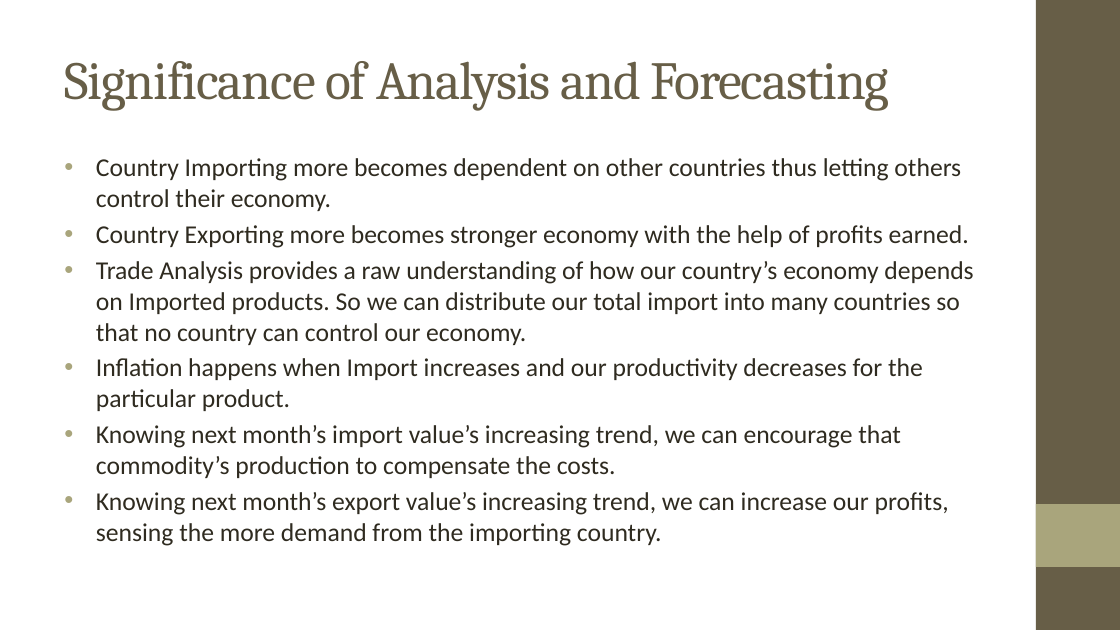
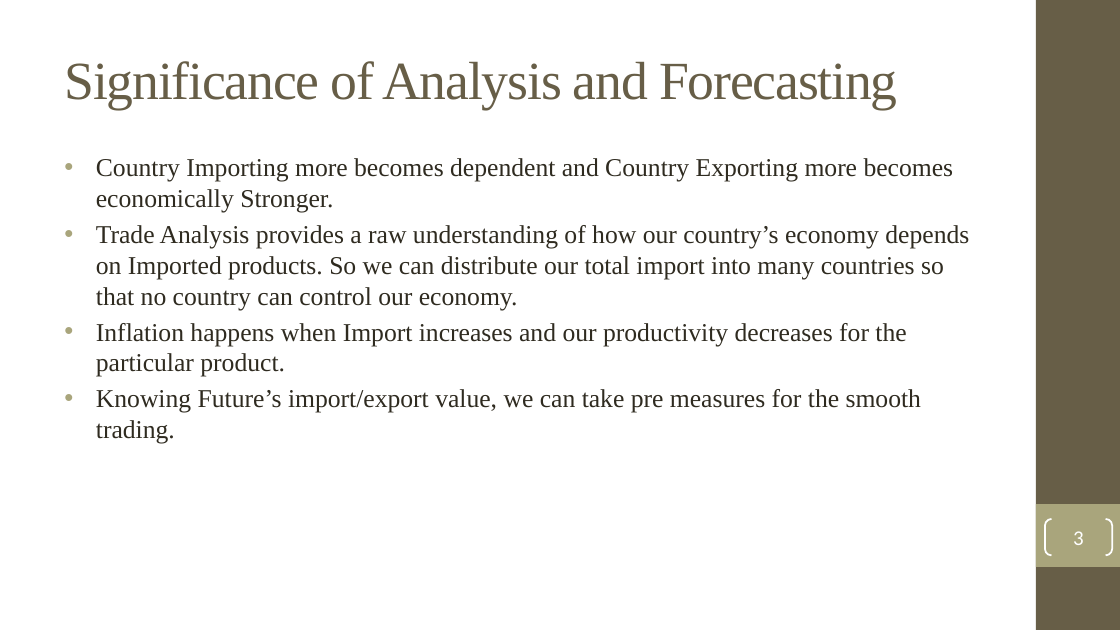
Before and after one commit to ForkedRepositories/Indian-Trade-Data-Analysis-and-Forecasting, a slide deck: slide 3 of Documents/Thesis/Indian Trade Analysis and Forecasting.pptx. Drawn at 1120x630 pixels with LibreOffice and Linux fonts; fonts in the diff are those of the drawing; background and template pictures are left out. Boxes give left, top, right and bottom in pixels: in the first picture for what was removed or moved away, otherwise in the second. Text is boxed around its words. In the diff, an @@ line names an element or a change of style, - is before the commit and + after.

Commit message:
Updated PPT Font and Content

```diff
--- a/Documents/Thesis/Indian Trade Analysis and Forecasting.pptx
+++ b/Documents/Thesis/Indian Trade Analysis and Forecasting.pptx
@@ title "Significance of Analysis and Forecasting" at [64, 61, 898, 109]: font Cambria to Times New Roman @@
@@ text at [96, 158, 954, 213]: text changed; font Calibri to Times New Roman @@
-• Country Importing more becomes dependent on other countries thus letting others control their economy.
-• Country Exporting more becomes stronger economy with the help of profits earned.
+• Country Importing more becomes dependent and Country Exporting more becomes economically Stronger.
@@ text at [96, 225, 969, 377]: font Calibri to Times New Roman in "Trade Analysis provides a raw understanding of ...", "Inflation happens when Import increases and our ..." @@
@@ text at [96, 389, 921, 444]: text changed; font Calibri to Times New Roman @@
-• Knowing next month’s import value’s increasing trend, we can encourage that commodity’s production to compensate the costs.
-• Knowing next month’s export value’s increasing trend, we can increase our profits, sensing the more demand from the importing country.
+• Knowing Future’s import/export value, we can take pre measures for the smooth trading.
@@ page number added at [1045, 519, 1112, 555], outline #FFFFFF 1.5 pt, 18 pt, text #FFFFFF @@
+3
```
Also in this commit, not shown: 17 other slides changed.
